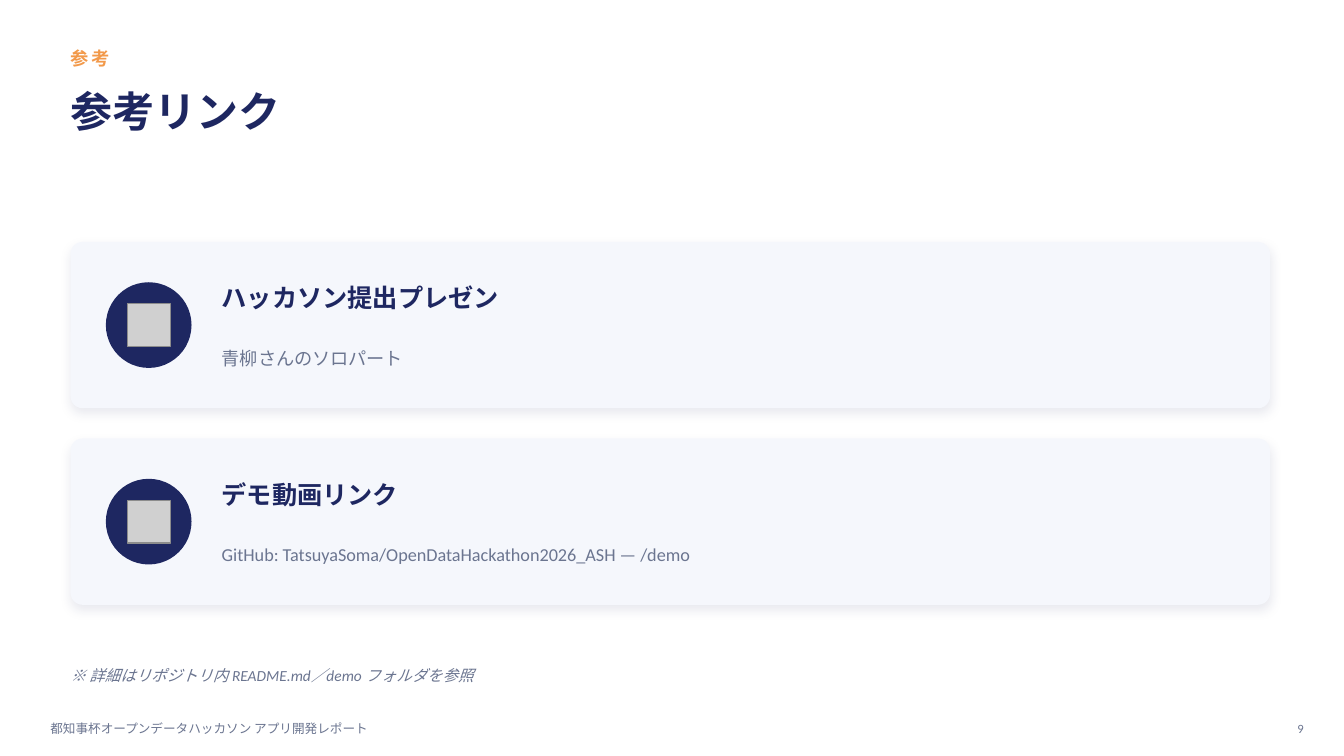
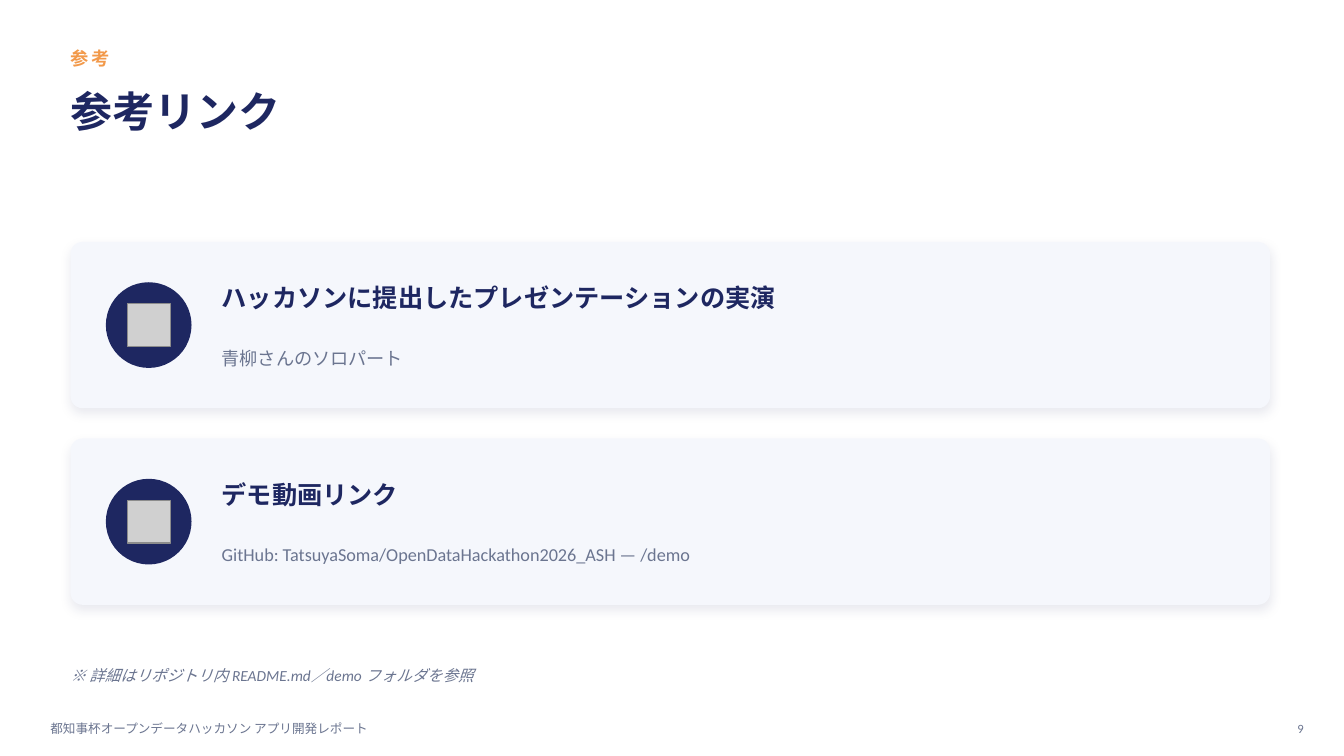
Before and after one commit to TatsuyaSoma/OpenDataHackathon2026_ASH, a slide deck: slide 9 of docs/presentations/9-11_部会発表_ひといきアプリ開発レポート.pptx. Drawn at 1344x756 pixels with LibreOffice and Linux fonts; fonts in the diff are those of the drawing; grey boxes stand for pictures. Boxes give left, top, right and bottom in pixels: in the first picture for what was removed or moved away, otherwise in the second. Text is boxed around its words. In the diff, an @@ line names an element or a change of style, - is before the commit and + after.

```diff
--- a/docs/presentations/9-11_部会発表_ひといきアプリ開発レポート.pptx
+++ b/docs/presentations/9-11_部会発表_ひといきアプリ開発レポート.pptx
@@ text at bbox=[222, 285, 776, 310]: text changed @@
-ハッカソン提出プレゼン
+ハッカソンに提出したプレゼンテーションの実演
```
Also in this commit, not shown: 6 other slides changed, 1 slide added.
